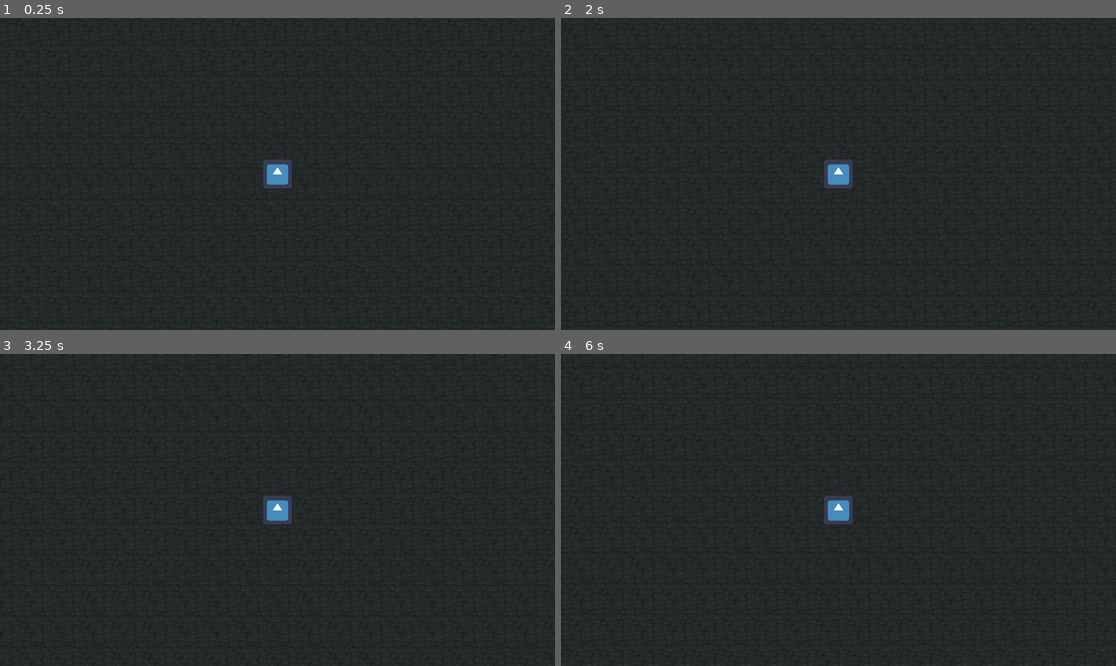
Above: before the commit, frames 1-4 (two rows, left to right).
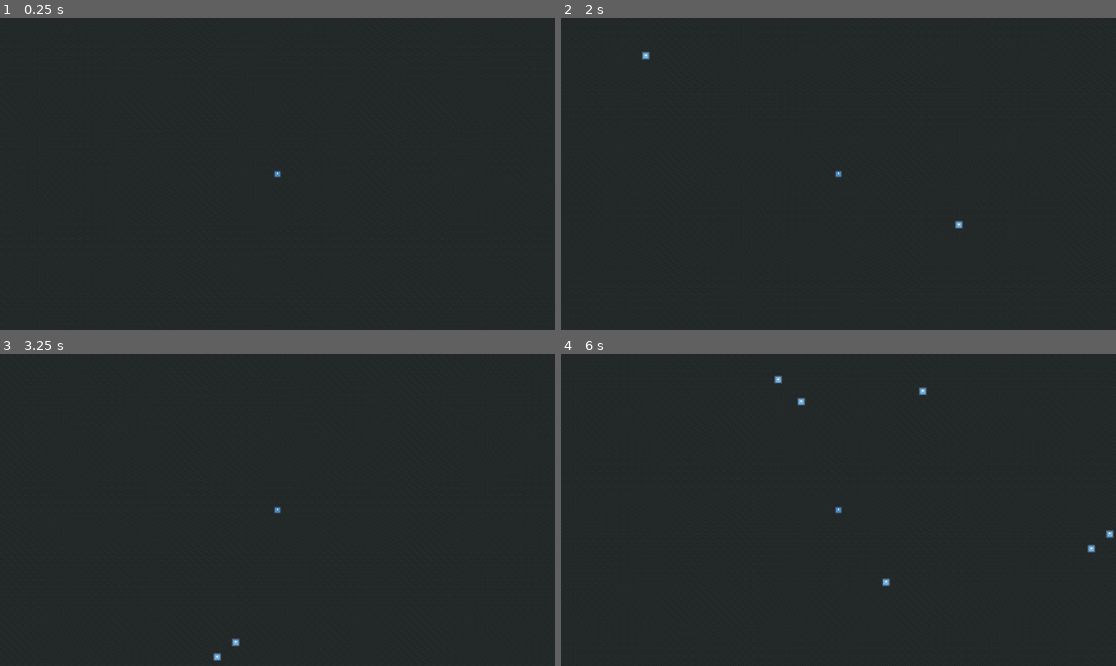
Above: after the commit, the same moments.

Repository: arko-poet/godot-games
Game: Godot game, scene res://sauce/main.tscn
Same seed, same stepped clock (60 frames per second), same inputs: the game is played once before the commit and once after it. The engine's default icon, where the game draws it, is replaced by a stand-in: a white triangle on a blue panel in a dark square.
Inputs:
- Up to frame 1 (0.25 s): no input
- Up to frame 2 (2 s): tap Enter at 0.5 s; hold D (move_right) 0.53-1.28 s; hold S (move_down) from 1.28 s (still down)
- Up to frame 3 (3.25 s): release S (move_down) at 2.03 s; hold D (move_right) 2.03-2.78 s; tap Space at 2.75 s; hold W (move_up) from 2.78 s (still down)
- Up to frame 4 (6 s): release W (move_up) at 3.53 s; hold A (move_left) 3.53-5.03 s; hold S (move_down) 5.03-5.78 s; hold D (move_right) from 5.78 s (still down)

The runs differ from the first frame. In frame 1, 0.5% of the frame differs, in the area x 47-53%, y 45-55%; in frame 2, 0.5%; in frame 3, 0.5%; in frame 4, 0.7%, in the area x 38-100%, y 6-75%.

Commit message:
feat(survivors): spawn mosnters

Diff:
--- /dev/null
+++ b/survivors/sauce/monster.tscn
@@ -0,0 +1,19 @@
+[gd_scene format=3 uid="uid://c2vmfgmppxu1t"]
+
+[ext_resource type="Texture2D" uid="uid://db64n4kx11uww" path="res://assets/icon.svg" id="1_pniwd"]
+
+[sub_resource type="RectangleShape2D" id="RectangleShape2D_f3lrl"]
+size = Vector2(32, 32)
+
+[sub_resource type="CanvasItemMaterial" id="CanvasItemMaterial_xifm1"]
+blend_mode = 1
+
+[node name="Monster" type="CharacterBody2D" unique_id=1484541772]
+
+[node name="CollisionShape2D" type="CollisionShape2D" parent="." unique_id=887818423]
+shape = SubResource("RectangleShape2D_f3lrl")
+
+[node name="Sprite" type="Sprite2D" parent="." unique_id=1979495443]
+material = SubResource("CanvasItemMaterial_xifm1")
+scale = Vector2(0.25, 0.25)
+texture = ExtResource("1_pniwd")
--- a/survivors/sauce/player.tscn
+++ b/survivors/sauce/player.tscn
@@ -18,4 +18,4 @@
 shape = SubResource("RectangleShape2D_uv825")
 
 [node name="Camera" type="Camera2D" parent="." unique_id=1630495901]
-zoom = Vector2(2, 2)
+zoom = Vector2(0.5, 0.5)
--- a/survivors/sauce/world.gd
+++ b/survivors/sauce/world.gd
@@ -1,6 +1,7 @@
 extends Node2D
 
 
+const MonsterScene := preload("res://sauce/monster.tscn")
 const CHUNK_COUNT := 3
 
 var chunk_size : float
@@ -35,3 +36,9 @@
 func get_monster_spawn_point() -> Vector2:
 	monster_spawn_points.progress_ratio = randf()
 	return monster_spawn_points.global_position
+
+
+func _on_monster_spawner_timeout() -> void:
+	var monster := MonsterScene.instantiate()
+	add_child(monster)
+	monster.global_position = get_monster_spawn_point()
--- a/survivors/sauce/world.tscn
+++ b/survivors/sauce/world.tscn
@@ -29,3 +29,8 @@
 [node name="MonsterSpawnPoints" type="PathFollow2D" parent="Player/Path" unique_id=1786463695]
 position = Vector2(500, 300)
 rotation = -1.5707964
+
+[node name="MonsterSpawner" type="Timer" parent="." unique_id=598087123]
+autostart = true
+
+[connection signal="timeout" from="MonsterSpawner" to="." method="_on_monster_spawner_timeout"]
